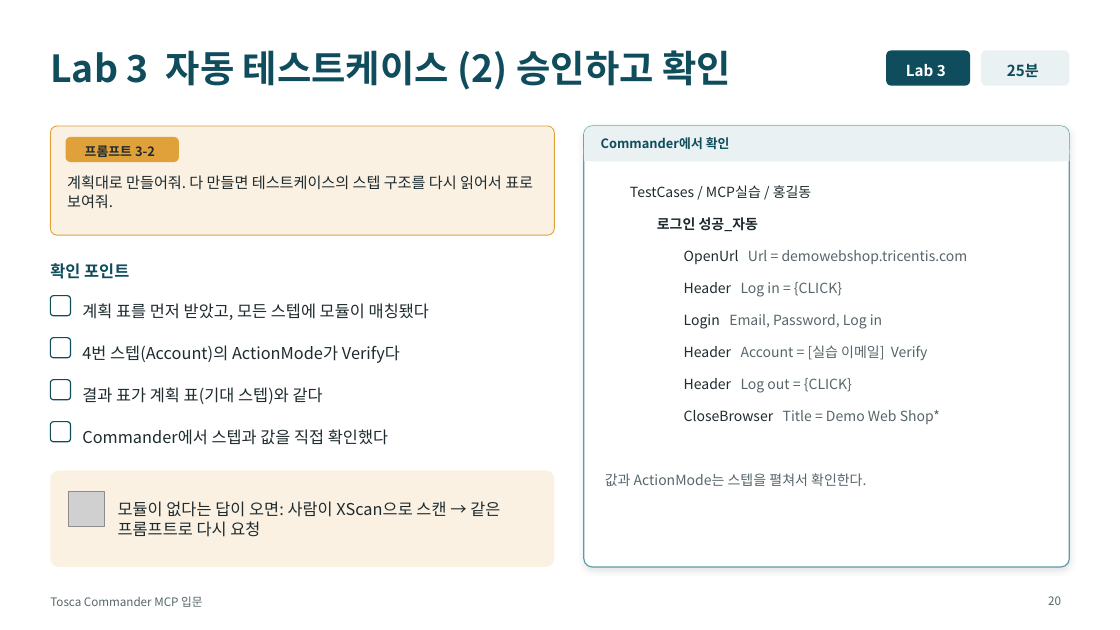
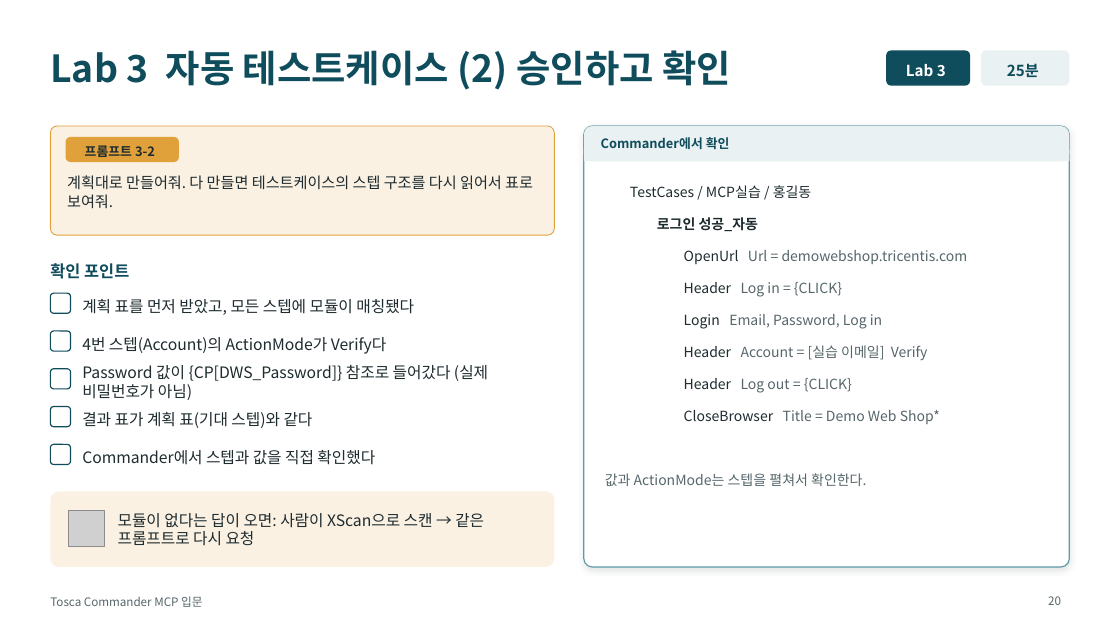
Before and after one commit to tjkim0725/Agent, a slide deck: slide 20 of tosca-mcp-training/Tosca_Commander_MCP_교육자료.pptx. Drawn at 1120x630 pixels with LibreOffice and Linux fonts; fonts in the diff are those of the drawing; grey boxes stand for pictures; background and template pictures are left out. Boxes give left, top, right and bottom in pixels: in the first picture for what was removed or moved away, otherwise in the second. Text is boxed around its words. In the diff, an @@ line names an element or a change of style, - is before the commit and + after.

```diff
--- a/tosca-mcp-training/Tosca_Commander_MCP_교육자료.pptx
+++ b/tosca-mcp-training/Tosca_Commander_MCP_교육자료.pptx
@@ text "4번 스텝(Account)의 ActionMode가 Verify다": place and size @@
-text "4번 스텝(Account)의 ActionMode가 Verify다" at box(82, 345, 400, 363)
+text "4번 스텝(Account)의 ActionMode가 Verify다" at box(82, 337, 387, 354)
@@ rounded rectangle: place and size @@
-rounded rectangle at box(50, 338, 71, 358)
+rounded rectangle at box(50, 331, 71, 351)
@@ rounded rectangle: place and size @@
-rounded rectangle at box(50, 380, 71, 400)
+rounded rectangle at box(50, 369, 71, 389)
@@ text added at box(82, 365, 488, 400), 13.5 pt, text #1E2B2F @@
+Password 값이 {CP[DWS_Password]} 참조로 들어갔다 (실제 비밀번호가 아님)
@@ rounded rectangle: place and size @@
-rounded rectangle at box(50, 422, 71, 442)
+rounded rectangle at box(50, 407, 71, 427)
@@ size 14 to 13.5 pt in 5 elements at box(82, 299, 414, 315), box(82, 337, 387, 354), box(118, 513, 484, 546), box(82, 450, 375, 465), box(82, 412, 313, 428) @@
@@ text "결과 표가 계획 표(기대 스텝)와 ...": place and size @@
-text "결과 표가 계획 표(기대 스텝)와 ..." at box(82, 387, 323, 404)
+text "결과 표가 계획 표(기대 스텝)와 ..." at box(82, 412, 313, 428)
@@ rounded rectangle added at box(50, 444, 71, 465), fill #FFFFFF, outline #0F4C5C 1 pt @@
@@ text "Commander에서 스텝과 값을 직접 확인했다": place and size @@
-text "Commander에서 스텝과 값을 직접 확인했다" at box(82, 429, 388, 445)
+text "Commander에서 스텝과 값을 직접 확인했다" at box(82, 450, 375, 465)
@@ rounded rectangle: place and size @@
-rounded rectangle at box(50, 471, 555, 567)
+rounded rectangle at box(50, 492, 555, 567)
@@ rounded rectangle at box(50, 492, 555, 567): proportions changed @@
@@ text "모듈이 없다는 답이 오면: 사람이 ...": place and size @@
-text "모듈이 없다는 답이 오면: 사람이 ..." at box(118, 501, 500, 537)
+text "모듈이 없다는 답이 오면: 사람이 ..." at box(118, 513, 484, 546)
@@ picture: place and size @@
-picture at box(69, 492, 104, 527)
+picture at box(69, 511, 104, 546)
```
Also in this commit, not shown: 20 other slides changed, 6 other files.
